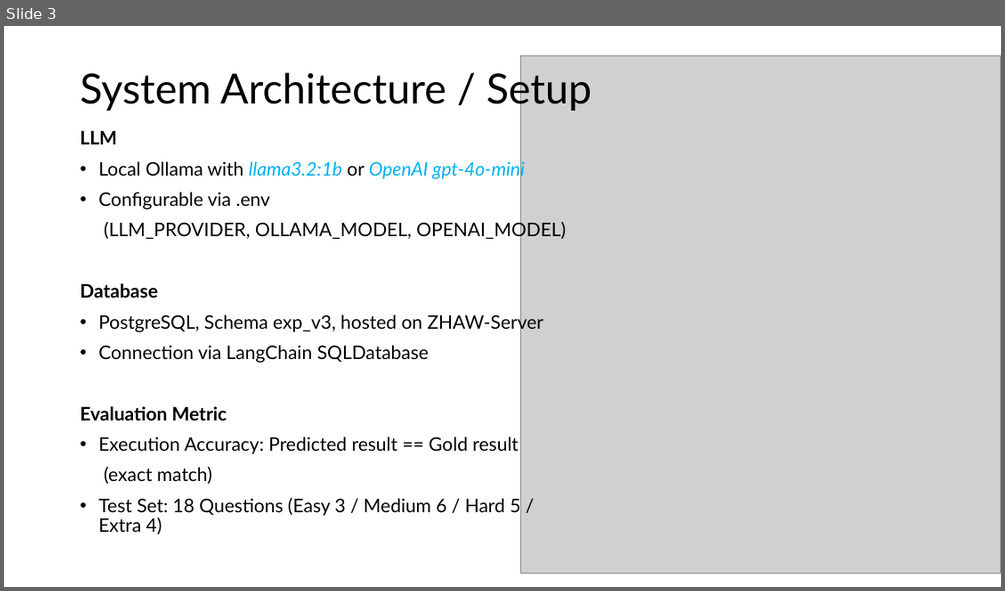
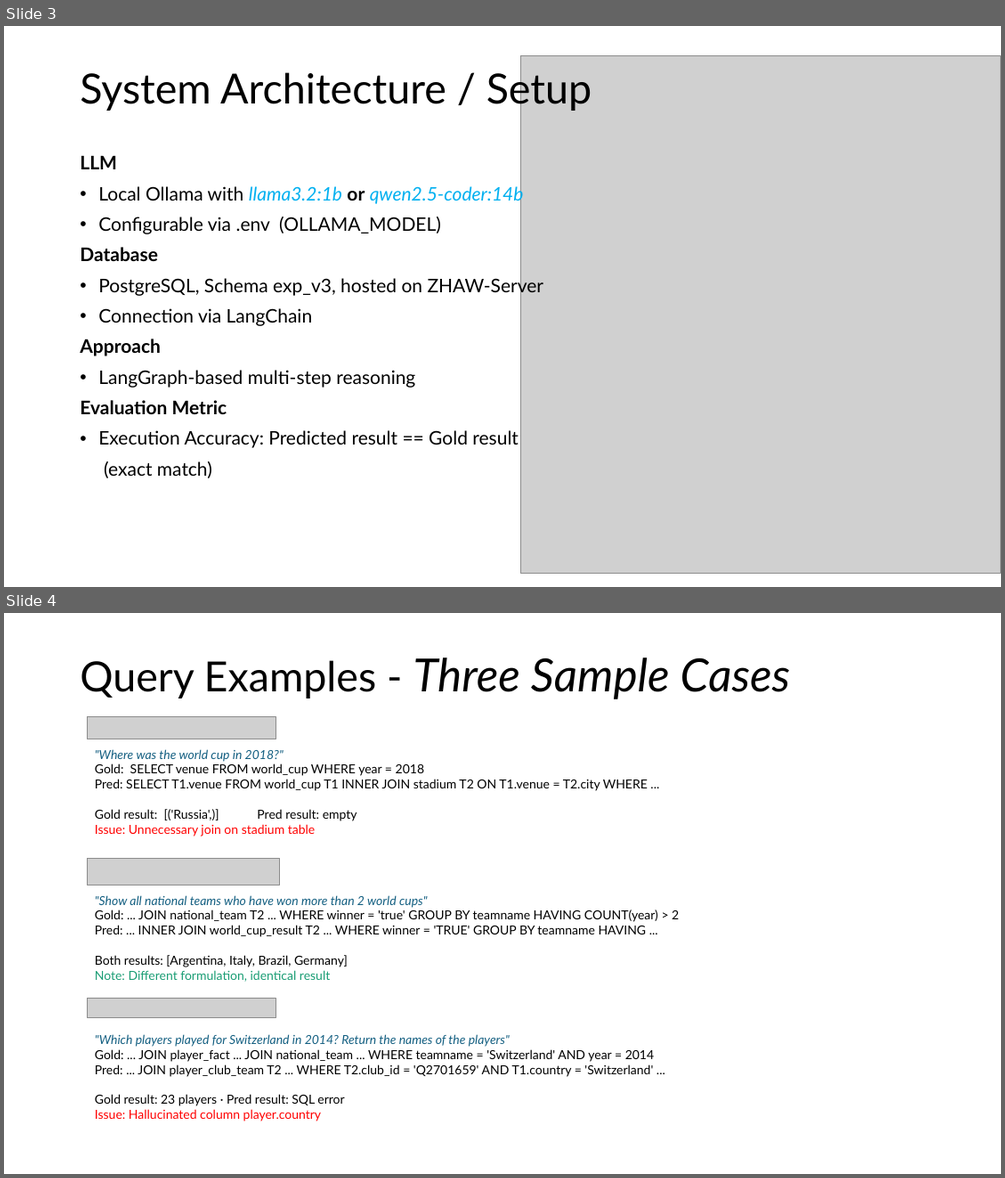
Before and after one commit to bjoern555/dwh2-text-to-sql, a slide deck: docs/DHW2_Wagner_Kryeziu_Johnson.pptx. Shown one above the other, each under a label of ours: slide 3 before the commit, slides 3 and 4 after it. The pictures are 1005x591 and 1005x1178 pixels, drawn with LibreOffice and Linux fonts; fonts in the diff are those of the drawing; grey boxes stand for pictures. Boxes give left, top, right and bottom in pixels: in the first picture for what was removed or moved away, otherwise in the second. Text is boxed around its words. In the diff, an @@ line names an element or a change of style, - is before the commit and + after.

```diff
--- a/docs/DHW2_Wagner_Kryeziu_Johnson.pptx
+++ b/docs/DHW2_Wagner_Kryeziu_Johnson.pptx
@@ slide 4 added at [4, 613, 1001, 1174], background #FFFFFF @@
@@ text added at [80, 657, 791, 699], 44 pt, text #000000, italic @@
+Query Examples - Three Sample Cases
@@ picture added at [87, 717, 275, 739] @@
@@ text added at [95, 749, 647, 836], 12 pt, text #000000 @@
+"Where was the world cup in 2018?"
+Gold: SELECT venue FROM world_cup WHERE year = 2018
+Pred: SELECT T1.venue FROM world_cup T1 INNER JOIN stadium T2 ON T1.venue = T2.city WHERE ...
+Gold result: [('Russia',)] Pred result: empty
+Issue: Unnecessary join on stadium table
@@ picture added at [87, 859, 278, 884] @@
@@ text added at [95, 895, 679, 981], 12 pt, text #000000 @@
+"Show all national teams who have won more than 2 world cups"
+Gold: ... JOIN national_team T2 ... WHERE winner = 'true' GROUP BY teamname HAVING COUNT(year) > 2
+Pred: ... INNER JOIN world_cup_result T2 ... WHERE winner = 'TRUE' GROUP BY teamname HAVING ...
+Both results: [Argentina, Italy, Brazil, Germany]
+Note: Different formulation, identical result
@@ picture added at [87, 997, 275, 1018] @@
@@ text added at [95, 1034, 654, 1121], 12 pt, text #000000 @@
+"Which players played for Switzerland in 2014? Return the names of the players"
+Gold: ... JOIN player_fact ... JOIN national_team ... WHERE teamname = 'Switzerland' AND year = 2014
+Pred: ... JOIN player_club_team T2 ... WHERE T2.club_id = 'Q2701659' AND T1.country = 'Switzerland' ...
+Gold result: 23 players · Pred result: SQL error
+Issue: Hallucinated column player.country
@@ slide 3 changed as well @@
@@ text "LLM": place and size @@
-text "LLM" at [80, 130, 566, 534]
+text "LLM" at [80, 155, 543, 478]
@@ text at [98, 184, 524, 234]: text changed @@
-• Local Ollama with llama3.2:1b or OpenAI gpt-4o-mini
-• Configurable via .env
-(LLM_PROVIDER, OLLAMA_MODEL, OPENAI_MODEL)
+• Local Ollama with llama3.2:1b or qwen2.5-coder:14b
+• Configurable via .env (OLLAMA_MODEL)
@@ text at [80, 308, 415, 387]: text changed @@
-• Connection via LangChain SQLDatabase
+• Connection via LangChain
+Approach
+• LangGraph-based multi-step reasoning
@@ text at [98, 498, 520, 534]: paragraph removed @@
-• Test Set: 18 Questions (Easy 3 / Medium 6 / Hard 5 / Extra 4)
```
Also in this commit, not shown: 7 other slides changed, 1 slide removed.
